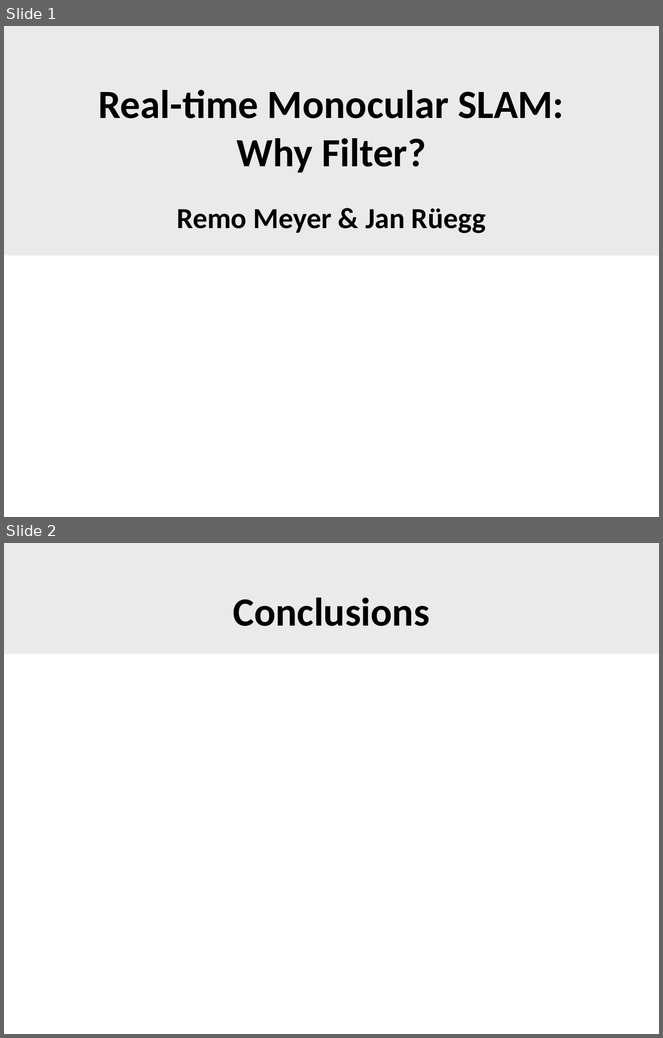
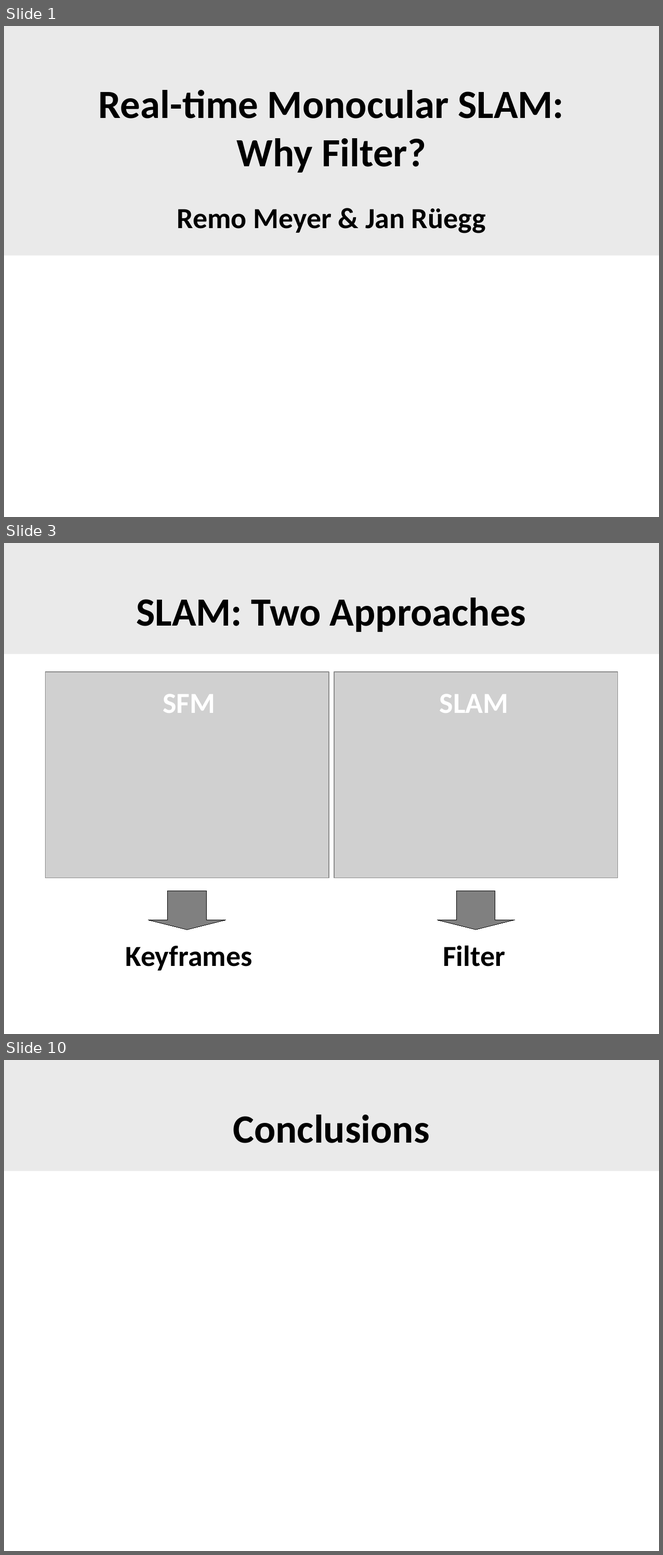
Before and after one commit to SgtPepper123/ICP_3dPhoto, a slide deck: slam/WhyFilter.odp. Shown one above the other, each under a label of ours: slides 1 and 2 before the commit, slides 1, 3 and 10 after it; the slides between them are not shown. The pictures are 663x1038 and 663x1555 pixels, drawn with LibreOffice and Linux fonts; fonts in the diff are those of the drawing; grey boxes stand for pictures; background and template pictures are left out. Boxes give left, top, right and bottom in pixels: in the first picture for what was removed or moved away, otherwise in the second. Text is boxed around its words. In the diff, an @@ line names an element or a change of style, - is before the commit and + after.

```diff
--- a/slam/WhyFilter.odp
+++ b/slam/WhyFilter.odp
@@ slide 3 added at <box>4,543,659,1034</box>, background #FFFFFF; not listed: 1 template element that a slide beside it also shows @@
@@ title added at <box>136,598,527,632</box>, 44 pt, text #000000, bold @@
+SLAM: Two Approaches
@@ picture added at <box>45,672,329,878</box> @@
@@ picture added at <box>334,672,618,878</box> @@
@@ text added at <box>125,694,252,971</box>, 32 pt, text #000000, bold @@
+SFM
+Keyframes
@@ text added at <box>440,694,509,967</box>, 32 pt, text #000000, bold @@
+SLAM
+Filter
@@ down arrow added at <box>148,891,226,929</box>, fill #808080, outline #000000 0 pt @@
@@ down arrow added at <box>437,891,515,929</box>, fill #808080, outline #000000 0 pt @@
@@ what was slide 2 is now slide 10 @@
```
Also in this commit, not shown: 7 other slides added.
